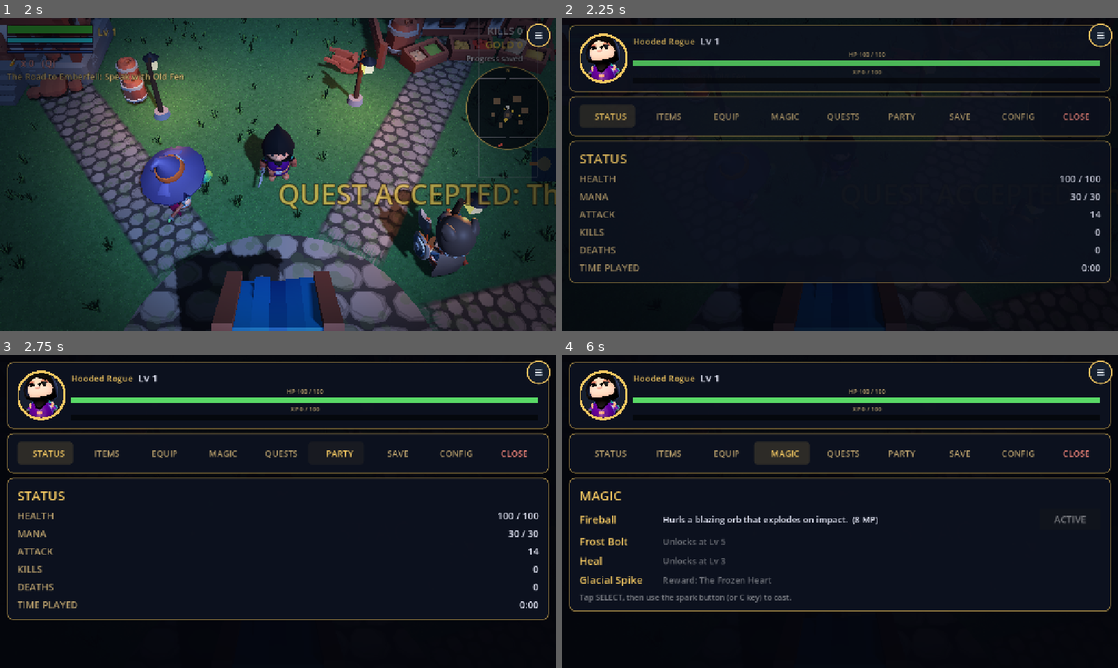
Above: before the commit, frames 1-4 (two rows, left to right).
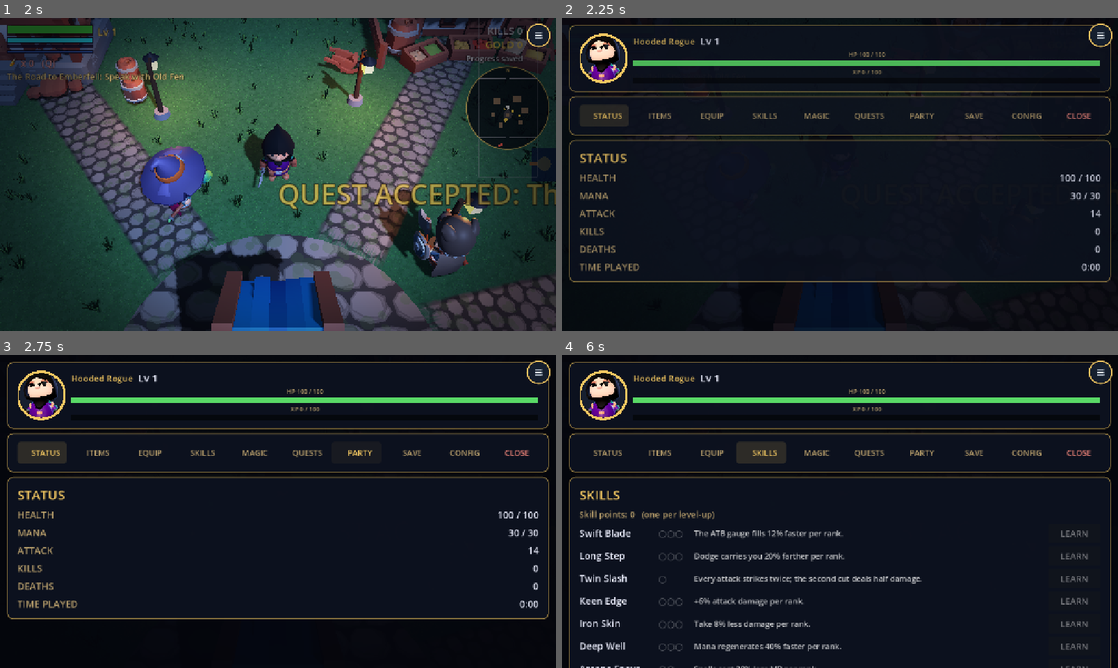
Above: after the commit, the same moments.

Repository: OuterHeavenX/godot-2.5D-rpg
Game: Godot game, scene res://src/world/main.tscn
Same seed, same stepped clock (60 frames per second), same inputs: the game is played once before the commit and once after it.
Inputs (mouse positions are in pixels of both pictures, inside the frame that each line leads up to):
- Up to frame 1 (2 s): click "PLAY" at 0.5 s; click "SKIP" at 1.25 s
- Up to frame 2 (2.25 s): drag from (1101, 36) to (895, 105) at 2.02 s
- Up to frame 3 (2.75 s): no input
- Up to frame 4 (6 s): click "STATUS" at 2.75 s; click "ITEMS" at 3.5 s; click "EQUIP" at 4.25 s; click "MAGIC" at 5 s; click (762, 452) at 5.75 s, where only the run after the commit has a clickable "SKILLS"

Frame 1 is identical in both runs. In frame 2, 3.4% of the frame differs, in the area x 1-99%, y 28-85%; in frame 3, 3.6%; in frame 4, 8.4%, in the area x 1-99%, y 27-100%.

Commit message:
Phase C: skill tree with a point per level-up
Eight skills (Skills table), up to three ranks each, read live by the
player so nothing is baked into saved stats: Swift Blade (ATB fill),
Long Step (dodge distance), Twin Slash (second half-damage cut), Keen
Edge (+attack), Iron Skin (damage taken), Deep Well (mana regen),
Arcane Focus (spell cost), Second Wind (heal on kill; foes call
on_foe_slain). Level-ups grant a point and the HUD says so.

SKILLS tab with rank pips and LEARN / MAXED buttons; skills and points
are saved and loaded. Nine new tests (73 total, all passing).

Co-Authored-By: Claude Fable 5.1 <noreply@anthropic.com>
Claude-Session: https://claude.ai/code/session_01U8cKSdXXyMcA8tUHj2Ri7c

Diff:
--- a/src/enemy/monster.gd
+++ b/src/enemy/monster.gd
@@ -308,6 +308,8 @@
 	var player := get_tree().get_first_node_in_group("player")
 	if player != null and player.has_method("gain_xp"):
 		player.gain_xp(xp_reward)
+		if player.has_method("on_foe_slain"):
+			player.on_foe_slain()
 		HitEffects.damage_number(get_tree().current_scene, global_position + Vector3(0, 1.5, 0), "+%d XP" % xp_reward, Color(1.0, 0.85, 0.3))
 	if player != null and player.has_method("add_gold"):
 		var gold_amount := randi_range(gold_min, gold_max)
--- a/src/enemy/skeleton.gd
+++ b/src/enemy/skeleton.gd
@@ -264,6 +264,8 @@
 	var player := get_tree().get_first_node_in_group("player")
 	if player != null and player.has_method("gain_xp"):
 		player.gain_xp(xp_reward)
+		if player.has_method("on_foe_slain"):
+			player.on_foe_slain()
 		HitEffects.damage_number(get_tree().current_scene, global_position + Vector3(0, 1.5, 0), "+%d XP" % xp_reward, Color(1.0, 0.85, 0.3))
 	if player != null and player.has_method("add_gold"):
 		var gold_amount := randi_range(gold_min, gold_max)
--- a/src/player/player.gd
+++ b/src/player/player.gd
@@ -62,9 +62,13 @@
 signal gold_changed(amount: int)
 signal equipment_changed()
 signal items_changed()
+signal skills_changed()
 
 # Inventory beyond potions: item id -> count (see ItemDB).
 var items := {}
+# Skill tree: skill id -> rank (see Skills). One point per level-up.
+var skills := {}
+var skill_points := 0
 # One equipped accessory (ItemDB id), or "".
 var accessory := ""
 var sprinting := false
@@ -198,6 +202,47 @@
 	add_item(result_id, 1)
 	return true
 
+# ---------------------------------------------------------------- skills
+
+func skill_rank(id: String) -> int:
+	return int(skills.get(id, 0))
+
+## Spend a skill point on a skill. Returns false if maxed or no points.
+func learn_skill(id: String) -> bool:
+	if skill_points <= 0 or not Skills.SKILLS.has(id):
+		return false
+	if skill_rank(id) >= Skills.max_rank(id):
+		return false
+	skills[id] = skill_rank(id) + 1
+	skill_points -= 1
+	skills_changed.emit()
+	return true
+
+func atb_fill_time() -> float:
+	return ATB_FILL_TIME / (1.0 + 0.12 * skill_rank("swift_blade"))
+
+func dodge_distance() -> float:
+	return DODGE_DISTANCE * (1.0 + 0.2 * skill_rank("long_step"))
+
+func attack_multiplier() -> float:
+	return 1.0 + 0.06 * skill_rank("keen_edge")
+
+func damage_taken_multiplier() -> float:
+	return 1.0 - 0.08 * skill_rank("iron_skin")
+
+func mp_regen_rate() -> float:
+	return MP_REGEN * (1.0 + 0.4 * skill_rank("deep_well"))
+
+func spell_cost(base: int) -> int:
+	return maxi(1, int(round(base * (1.0 - 0.2 * skill_rank("arcane_focus")))))
+
+## Called by foes when the party slays them.
+func on_foe_slain() -> void:
+	if dead or skill_rank("second_wind") <= 0 or hp >= max_hp:
+		return
+	hp = minf(max_hp, hp + max_hp * 0.10)
+	hp_changed.emit(hp, max_hp)
+
 func xp_multiplier() -> float:
 	return float(ItemDB.get_item(accessory).get("xp_mult", 1.0))
 
@@ -232,7 +277,7 @@
 	play_time += delta
 	# Mana regenerates over time.
 	if not dead and mp < max_mp:
-		mp = minf(max_mp, mp + MP_REGEN * delta)
+		mp = minf(max_mp, mp + mp_regen_rate() * delta)
 		mp_changed.emit(mp, max_mp)
 
 ## Black-outside / red-inside materials for the hood and the cape.
@@ -321,7 +366,7 @@
 
 	# ATB gauge fills in real time; full bar = ready to act.
 	if atb < 1.0 and _attack_timer <= 0.0 and _dodge_timer <= 0.0:
-		atb = minf(1.0, atb + delta / ATB_FILL_TIME)
+		atb = minf(1.0, atb + delta / atb_fill_time())
 		atb_changed.emit(atb)
 
 	if Input.is_action_just_pressed("attack"):
@@ -355,7 +400,7 @@
 	if _dodge_timer > 0.0:
 		# Dodge dash: committed movement in the dodge direction.
 		var t := 1.0 - _dodge_timer / DODGE_TIME
-		var dash_speed := DODGE_DISTANCE / DODGE_TIME * (1.0 - t * 0.5)
+		var dash_speed := dodge_distance() / DODGE_TIME * (1.0 - t * 0.5)
 		velocity.x = _dodge_dir.x * dash_speed
 		velocity.z = _dodge_dir.z * dash_speed
 	elif _attack_timer > 0.0:
@@ -427,12 +472,14 @@
 		attack_damage += 2.0
 		hp = max_hp  # full heal on level up
 		mp = max_mp
+		skill_points += 1
 		leveled = true
 	hp_changed.emit(hp, max_hp)
 	mp_changed.emit(mp, max_mp)
 	xp_changed.emit(xp, xp_for_next(), level)
 	if leveled:
 		AudioMan.play("levelup")
+		skills_changed.emit()
 		leveled_up.emit(level)
 
 func add_potion(count: int) -> void:
@@ -450,6 +497,7 @@
 	potions_changed.emit(potions)
 	equipment_changed.emit()
 	items_changed.emit()
+	skills_changed.emit()
 
 func use_potion() -> bool:
 	if dead or potions <= 0 or hp >= max_hp:
@@ -486,9 +534,12 @@
 	_spawn_slash()
 	var tw := create_tween()
 	tw.tween_interval(0.16)
-	tw.tween_callback(_deal_attack_hit)
-
-func _deal_attack_hit() -> void:
+	tw.tween_callback(_deal_attack_hit.bind(1.0))
+	if skill_rank("twin_slash") > 0:
+		tw.tween_interval(0.14)
+		tw.tween_callback(_deal_attack_hit.bind(0.5))
+
+func _deal_attack_hit(scale_dmg := 1.0) -> void:
 	if dead:
 		return
 	var facing := Vector3(sin(rig.rotation.y), 0, cos(rig.rotation.y))
@@ -504,7 +555,7 @@
 			continue
 		if to.normalized().dot(facing) < 0.2:
 			continue
-		node.take_damage(attack_damage, global_position)
+		node.take_damage(attack_damage * attack_multiplier() * scale_dmg, global_position)
 		hit_any = true
 	if hit_any:
 		AudioMan.play("hit")
@@ -523,7 +574,7 @@
 		return false
 	if not is_spell_unlocked(spell_id):
 		return false
-	var cost := int(info["mp"])
+	var cost := spell_cost(int(info["mp"]))
 	if mp < cost:
 		AudioMan.play("click")
 		return false
@@ -641,6 +692,7 @@
 func take_damage(amount: float, from_pos: Vector3) -> void:
 	if dead or _iframes > 0.0:
 		return
+	amount *= damage_taken_multiplier()
 	hp -= amount
 	hp_changed.emit(hp, max_hp)
 	AudioMan.play("hit", 0.7, -2.0)
--- /dev/null
+++ b/src/player/skills.gd
@@ -0,0 +1,32 @@
+class_name Skills
+## Skill definitions. Every level-up grants one skill point; each skill can
+## be learned up to max_rank times. Effects are read live by the player
+## (nothing is baked into saved stats), so ranks are the only state.
+
+const SKILLS := {
+	"swift_blade": {"name": "Swift Blade", "max_rank": 3,
+		"desc": "The ATB gauge fills 12% faster per rank."},
+	"long_step": {"name": "Long Step", "max_rank": 3,
+		"desc": "Dodge carries you 20% farther per rank."},
+	"twin_slash": {"name": "Twin Slash", "max_rank": 1,
+		"desc": "Every attack strikes twice; the second cut deals half damage."},
+	"keen_edge": {"name": "Keen Edge", "max_rank": 3,
+		"desc": "+6% attack damage per rank."},
+	"iron_skin": {"name": "Iron Skin", "max_rank": 3,
+		"desc": "Take 8% less damage per rank."},
+	"deep_well": {"name": "Deep Well", "max_rank": 3,
+		"desc": "Mana regenerates 40% faster per rank."},
+	"arcane_focus": {"name": "Arcane Focus", "max_rank": 2,
+		"desc": "Spells cost 20% less MP per rank."},
+	"second_wind": {"name": "Second Wind", "max_rank": 1,
+		"desc": "Slaying a foe restores 10% of your max HP."},
+}
+
+static func ids() -> Array:
+	return SKILLS.keys()
+
+static func get_skill(id: String) -> Dictionary:
+	return SKILLS.get(id, {})
+
+static func max_rank(id: String) -> int:
+	return int(SKILLS.get(id, {}).get("max_rank", 0))
--- a/src/save/save_game.gd
+++ b/src/save/save_game.gd
@@ -37,6 +37,8 @@
 	cfg.set_value("progress", "potions", player.get("potions"))
 	cfg.set_value("progress", "items", player.get("items"))
 	cfg.set_value("progress", "accessory", player.get("accessory"))
+	cfg.set_value("progress", "skills", player.get("skills"))
+	cfg.set_value("progress", "skill_points", player.get("skill_points"))
 	cfg.set_value("progress", "gold", player.get("gold"))
 	cfg.set_value("progress", "cape_level", player.get("cape_level"))
 	cfg.set_value("progress", "hood_level", player.get("hood_level"))
@@ -81,6 +83,8 @@
 	d["quests"] = cfg.get_value("progress", "quests", {})
 	d["items"] = cfg.get_value("progress", "items", {})
 	d["accessory"] = cfg.get_value("progress", "accessory", "")
+	d["skills"] = cfg.get_value("progress", "skills", {})
+	d["skill_points"] = cfg.get_value("progress", "skill_points", 0)
 	d["party"] = cfg.get_value("progress", "party", {})
 	return d
 
@@ -111,6 +115,11 @@
 	player.set("items", loaded_items)
 	# Accessory bonuses are already baked into the saved stats.
 	player.set("accessory", String(d.get("accessory", "")))
+	var loaded_skills := {}
+	for k in d.get("skills", {}):
+		loaded_skills[String(k)] = int(d["skills"][k])
+	player.set("skills", loaded_skills)
+	player.set("skill_points", int(d.get("skill_points", 0)))
 	if player.has_method("load_equipment"):
 		player.load_equipment(
 			int(d["cape_level"]) if d["cape_level"] != null else 0,
--- a/src/ui/char_menu.gd
+++ b/src/ui/char_menu.gd
@@ -8,7 +8,7 @@
 const GOLD_DIM := Color(0.72, 0.62, 0.42)
 const INK := Color(0.93, 0.94, 1.0)
 const PORTRAIT := preload("res://src/ui/portrait.gd")
-const TABS := ["STATUS", "ITEMS", "EQUIP", "MAGIC", "QUESTS", "PARTY", "SAVE", "CONFIG"]
+const TABS := ["STATUS", "ITEMS", "EQUIP", "SKILLS", "MAGIC", "QUESTS", "PARTY", "SAVE", "CONFIG"]
 
 var _menu_root: Control
 var _menu_btn: ActionButton
@@ -28,6 +28,7 @@
 var _magic_list: VBoxContainer
 var _items_list: VBoxContainer
 var _selected_item := ""
+var _skills_list: VBoxContainer
 var _quest_list: VBoxContainer
 var _save_status: Label
 var _music_btn: Button
@@ -197,6 +198,7 @@
 		_build_status_page(),
 		_build_items_page(),
 		_build_equip_page(),
+		_build_skills_page(),
 		_build_magic_page(),
 		_build_quest_page(),
 		_build_party_page(),
@@ -248,7 +250,7 @@
 	b.alignment = HORIZONTAL_ALIGNMENT_CENTER
 	b.custom_minimum_size = Vector2(0, 48)
 	b.size_flags_horizontal = Control.SIZE_EXPAND_FILL
-	b.add_theme_font_size_override("font_size", 20)
+	b.add_theme_font_size_override("font_size", 18)
 	b.focus_mode = Control.FOCUS_NONE
 	_style_tab(b, false)
 	return b
@@ -589,6 +591,69 @@
 		(cape_row.get_child(1) as Label).text = _cape_text()
 	if hood_row != null and hood_row.get_child_count() >= 2:
 		(hood_row.get_child(1) as Label).text = _hood_text()
+
+func _build_skills_page() -> Control:
+	var v := _page()
+	v.add_child(_header("SKILLS"))
+	_skills_list = VBoxContainer.new()
+	_skills_list.add_theme_constant_override("separation", 8)
+	_skills_list.mouse_filter = Control.MOUSE_FILTER_IGNORE
+	v.add_child(_skills_list)
+	return v
+
+## Rebuild the skill list: points available, one row per skill with rank
+## pips and a LEARN button.
+func _refresh_skills_page() -> void:
+	if _skills_list == null:
+		return
+	for c in _skills_list.get_children():
+		c.queue_free()
+	var player := get_tree().get_first_node_in_group("player")
+	if player == null:
+		return
+	var points := int(player.get("skill_points"))
+	_skills_list.add_child(_body("Skill points: %d   (one per level-up)" % points, 20,
+		GOLD if points > 0 else GOLD_DIM))
+	for id in Skills.ids():
+		var info := Skills.get_skill(id)
+		var rank: int = player.skill_rank(id)
+		var maxr := Skills.max_rank(id)
+		var row := HBoxContainer.new()
+		row.add_theme_constant_override("separation", 12)
+		row.mouse_filter = Control.MOUSE_FILTER_IGNORE
+		var name_label := _body(String(info["name"]), 22, GOLD if rank > 0 else INK)
+		name_label.custom_minimum_size = Vector2(170, 0)
+		row.add_child(name_label)
+		var pips := ""
+		for i in maxr:
+			pips += "●" if i < rank else "○"
+		var pip_label := _body(pips, 22, GOLD if rank > 0 else Color(1, 1, 1, 0.35))
+		pip_label.custom_minimum_size = Vector2(70, 0)
+		row.add_child(pip_label)
+		var desc := _body(String(info["desc"]), 18, Color(1, 1, 1, 0.75))
+		desc.size_flags_horizontal = Control.SIZE_EXPAND_FILL
+		row.add_child(desc)
+		var btn := Button.new()
+		btn.custom_minimum_size = Vector2(120, 44)
+		btn.focus_mode = Control.FOCUS_NONE
+		btn.add_theme_font_size_override("font_size", 20)
+		if rank >= maxr:
+			btn.text = "MAXED"
+			btn.disabled = true
+		else:
+			btn.text = "LEARN"
+			btn.disabled = points <= 0
+			btn.pressed.connect(_on_learn_skill.bind(id))
+		row.add_child(btn)
+		_skills_list.add_child(row)
+
+func _on_learn_skill(id: String) -> void:
+	var player := get_tree().get_first_node_in_group("player")
+	if player != null and player.learn_skill(id):
+		AudioMan.play("levelup", 1.5, -8.0)
+	else:
+		AudioMan.play("click", 0.8, -4.0)
+	_refresh_skills_page()
 
 func _build_magic_page() -> Control:
 	var v := _page()
@@ -773,6 +838,8 @@
 		_pages[j].visible = j == i
 	if TABS[i] == "MAGIC":
 		_refresh_magic_page()
+	if TABS[i] == "SKILLS":
+		_refresh_skills_page()
 	if TABS[i] == "QUESTS":
 		_refresh_quest_page()
 
--- a/src/ui/hud.gd
+++ b/src/ui/hud.gd
@@ -413,3 +413,4 @@
 	_banner.text = "LEVEL UP!"
 	_banner_alpha = 1.0
 	_level_label.text = "Lv %d" % new_level
+	toast("Skill point earned (SKILLS tab)")
--- a/tests/run_tests.gd
+++ b/tests/run_tests.gd
@@ -186,6 +186,24 @@
 			break
 	_check(drops_ok, "foes carry drop tables")
 
+	print("== skills")
+	_check(int(player.get("skill_points")) >= 1, "level-ups granted skill points")
+	var pts: int = player.get("skill_points")
+	_check(not player.learn_skill("no_such_skill"), "unknown skill rejected")
+	_check(player.learn_skill("swift_blade"), "learn Swift Blade")
+	_check(int(player.get("skill_points")) == pts - 1, "learning spends a point")
+	_check(player.atb_fill_time() < 1.4, "Swift Blade speeds the ATB gauge")
+	player.set("skill_points", 5)
+	player.learn_skill("arcane_focus")
+	_check(player.spell_cost(10) == 8, "Arcane Focus cuts spell cost")
+	player.learn_skill("iron_skin")
+	_check(is_equal_approx(player.damage_taken_multiplier(), 0.92), "Iron Skin reduces damage")
+	player.learn_skill("twin_slash")
+	_check(not player.learn_skill("twin_slash"), "maxed skill cannot be learned again")
+	player.set("skills", {})
+	player.set("skill_points", 0)
+	player.skills_changed.emit()
+
 	print("== save round-trip")
 	player.global_position = Vector3(3, 0.1, 5)
 	player.set("gold", 1234)
@@ -193,6 +211,8 @@
 	player.add_potion(0)
 	player.add_item("black_pearl", 4)
 	player.equip_accessory("bone_charm")
+	player.set("skills", {"keen_edge": 2})
+	player.set("skill_points", 3)
 	_sg.save_progress(player, 20)
 	_check(_sg.has_save(), "save written")
 	var d: Dictionary = _sg.load_progress()
@@ -201,11 +221,14 @@
 	player.set("potions", 0)
 	player.set("items", {})
 	player.set("accessory", "")
+	player.set("skills", {})
+	player.set("skill_points", 0)
 	player.global_position = Vector3(20, 0.1, 20)
 	_sg.apply_progress(d, player, get_first_node_in_group("skeleton_manager"))
 	await _frames(2)
 	_check(int(player.get("gold")) == 1234 and int(player.get("potions")) == 3, "load restores gold and potions")
 	_check(player.item_count("black_pearl") == 4 and String(player.get("accessory")) == "bone_charm", "load restores items and accessory")
+	_check(player.skill_rank("keen_edge") == 2 and int(player.get("skill_points")) == 3, "load restores skills")
 	_check(player.global_position.distance_to(Vector3(3, 0.1, 5)) < 0.5, "load restores position")
 	_check(_qm.is_story_complete(), "load restores quest states")
 	_sg.delete_save()
Not shown, added: src/player/skills.gd.uid
Not shown, changed: README.md
